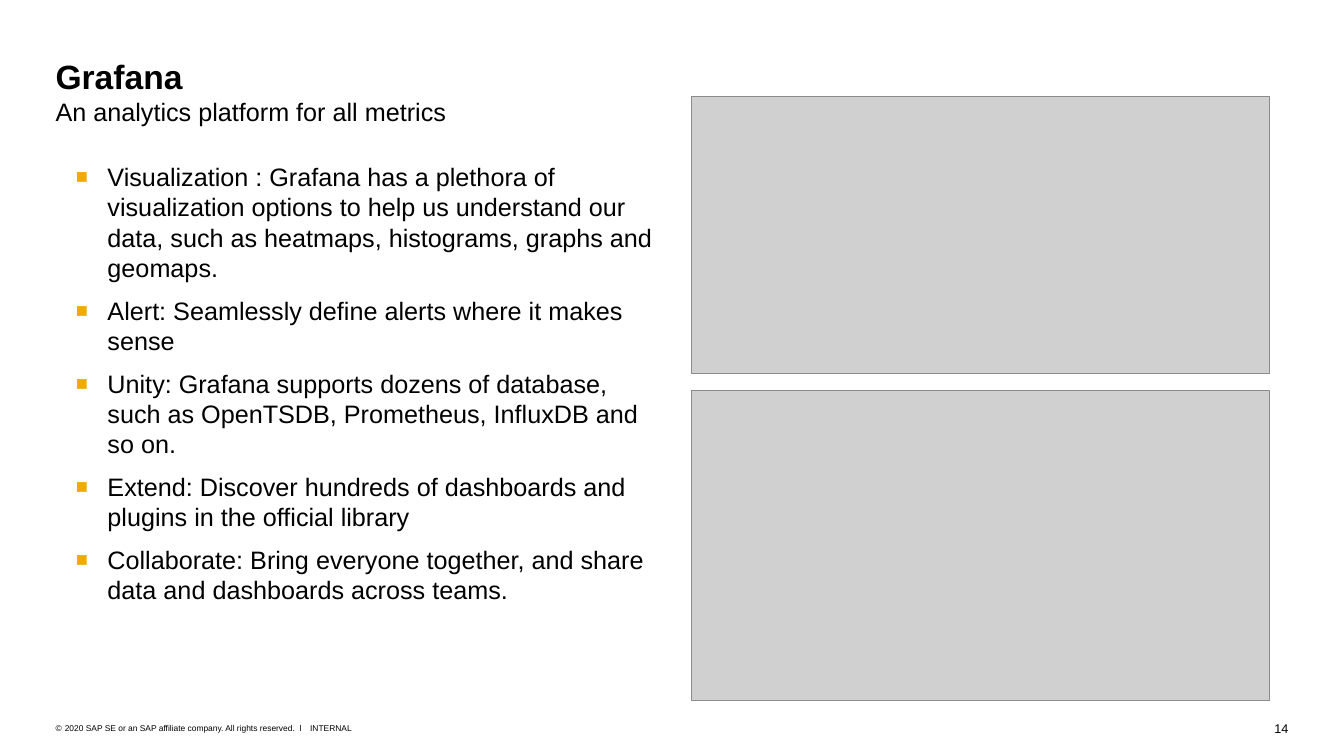
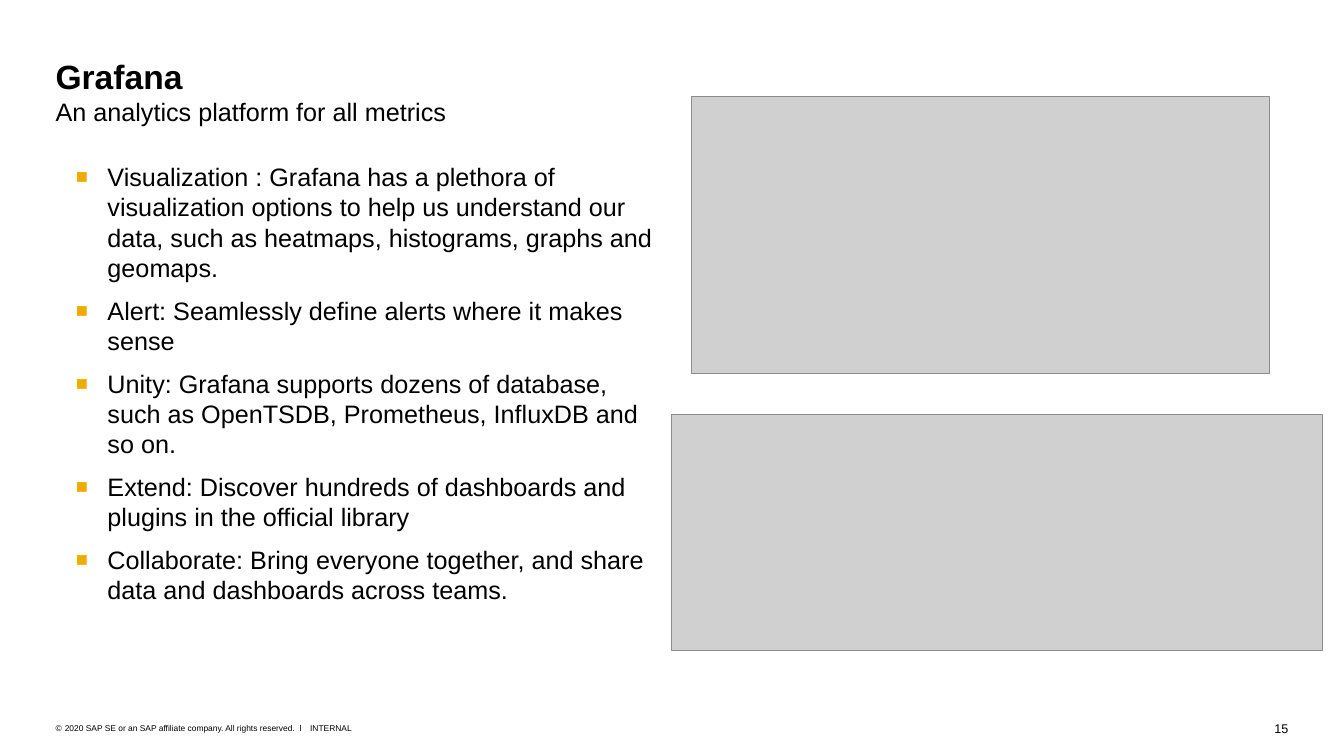
Before and after one commit to Voidkai/Survey_on_NoSQL, a slide deck: slide 15 of NoSQL/The_Survey_On_TSDB.pptx (slide 14 before the commit). Drawn at 1344x756 pixels with LibreOffice and Linux fonts; fonts in the diff are those of the drawing; grey boxes stand for pictures. Boxes give left, top, right and bottom in pixels: in the first picture for what was removed or moved away, otherwise in the second. Text is boxed around its words. In the diff, an @@ line names an element or a change of style, - is before the commit and + after.

```diff
--- a/NoSQL/The_Survey_On_TSDB.pptx
+++ b/NoSQL/The_Survey_On_TSDB.pptx
@@ picture: place and size @@
-picture at box(691, 390, 1269, 700)
+picture at box(672, 414, 1322, 651)
@@ page number at box(1274, 724, 1288, 733): text changed @@
-14
+15
```
Also in this commit, not shown: 1 other slide changed, 1 slide added.
